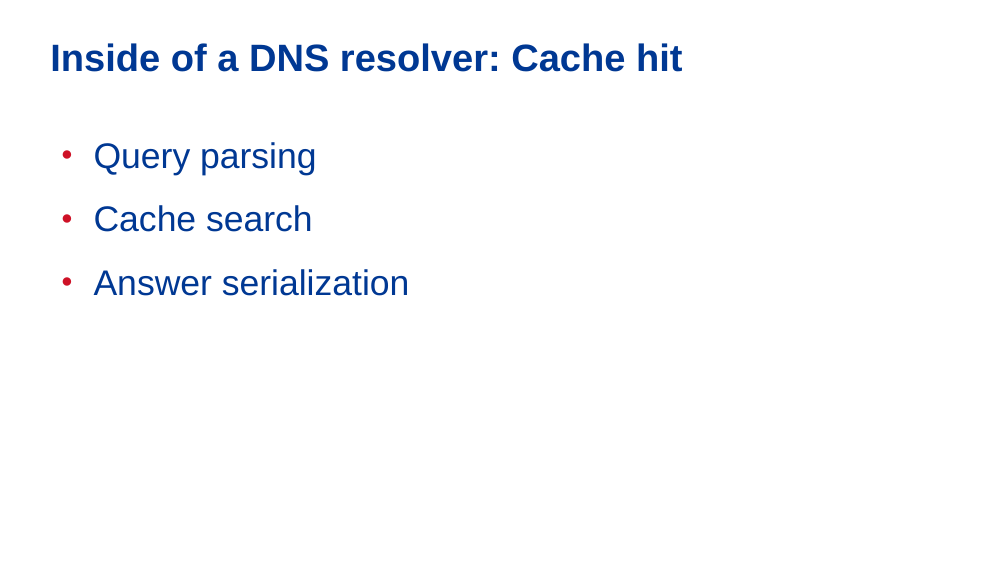
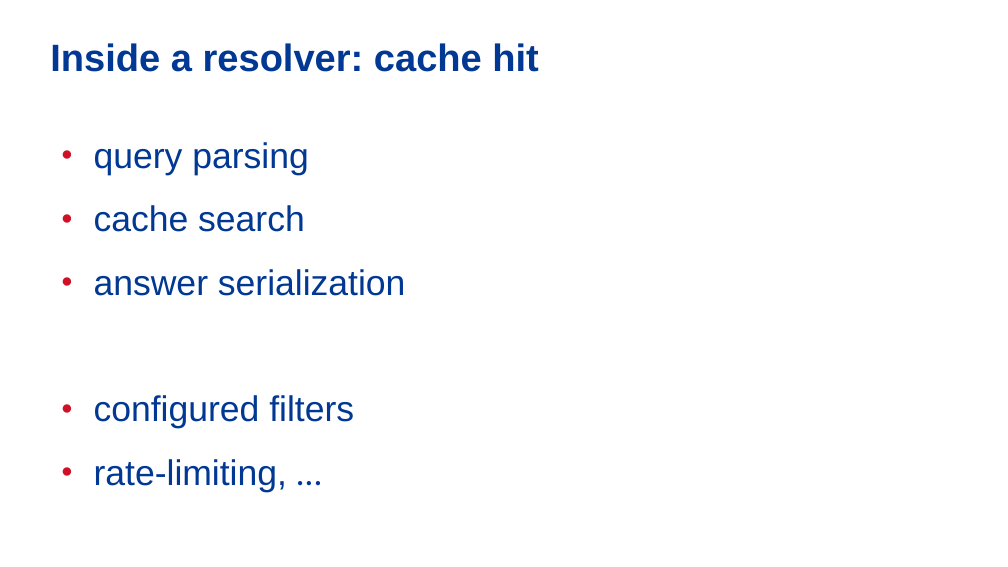
Before and after one commit to vcunat/nic-slides, a slide deck: slide 5 of 19-bench/benchmarking.odp. Drawn at 1008x567 pixels with LibreOffice and Linux fonts; fonts in the diff are those of the drawing; background and template pictures are left out. Boxes give left, top, right and bottom in pixels: in the first picture for what was removed or moved away, otherwise in the second. Text is boxed around its words. In the diff, an @@ line names an element or a change of style, - is before the commit and + after.

```diff
--- a/19-bench/benchmarking.odp
+++ b/19-bench/benchmarking.odp
@@ title at [50,43,538,72]: text changed @@
-Inside of a DNS resolver: Cache hit
+Inside a resolver: cache hit
@@ text at [94,142,406,492]: text changed @@
-● Query parsing
-● Cache search
-● Answer serialization
+● query parsing
+● cache search
+● answer serialization
+● configured filters
+● rate-limiting, …
```
Also in this commit, not shown: 17 other slides changed, 1 slide removed.
